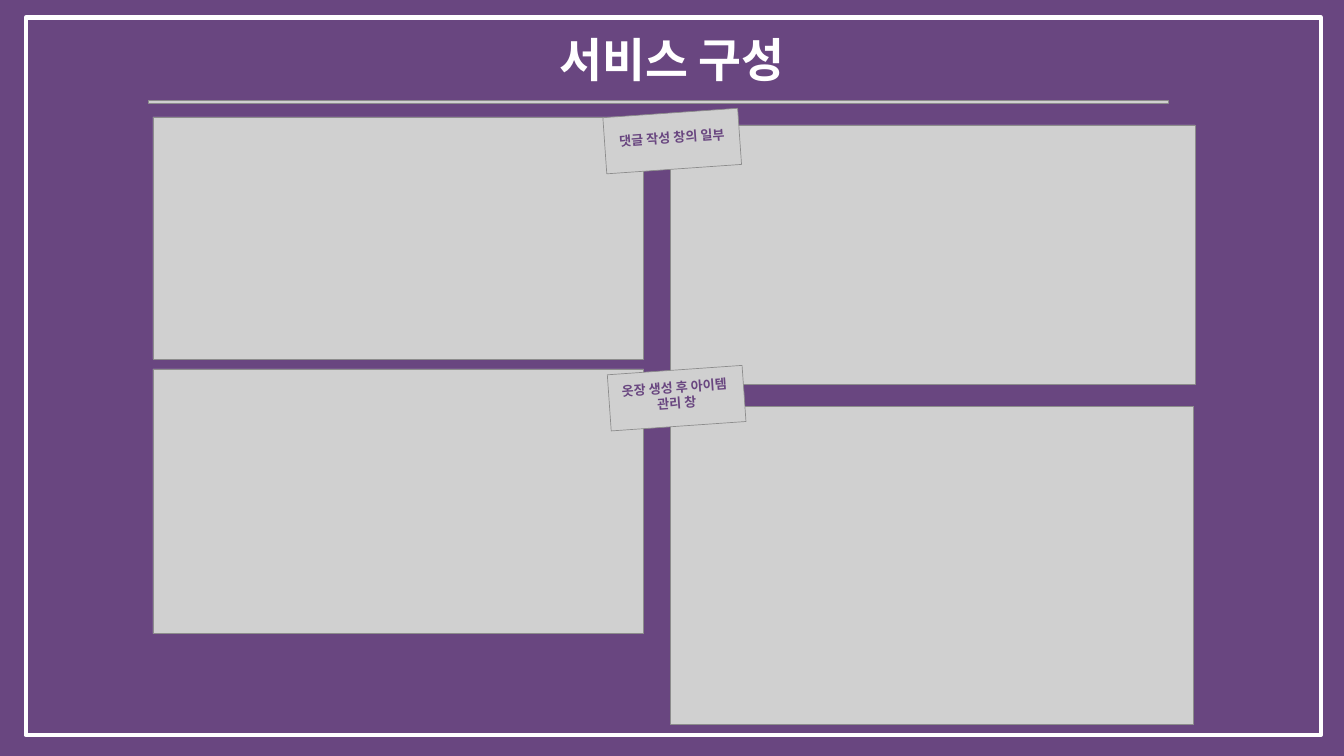
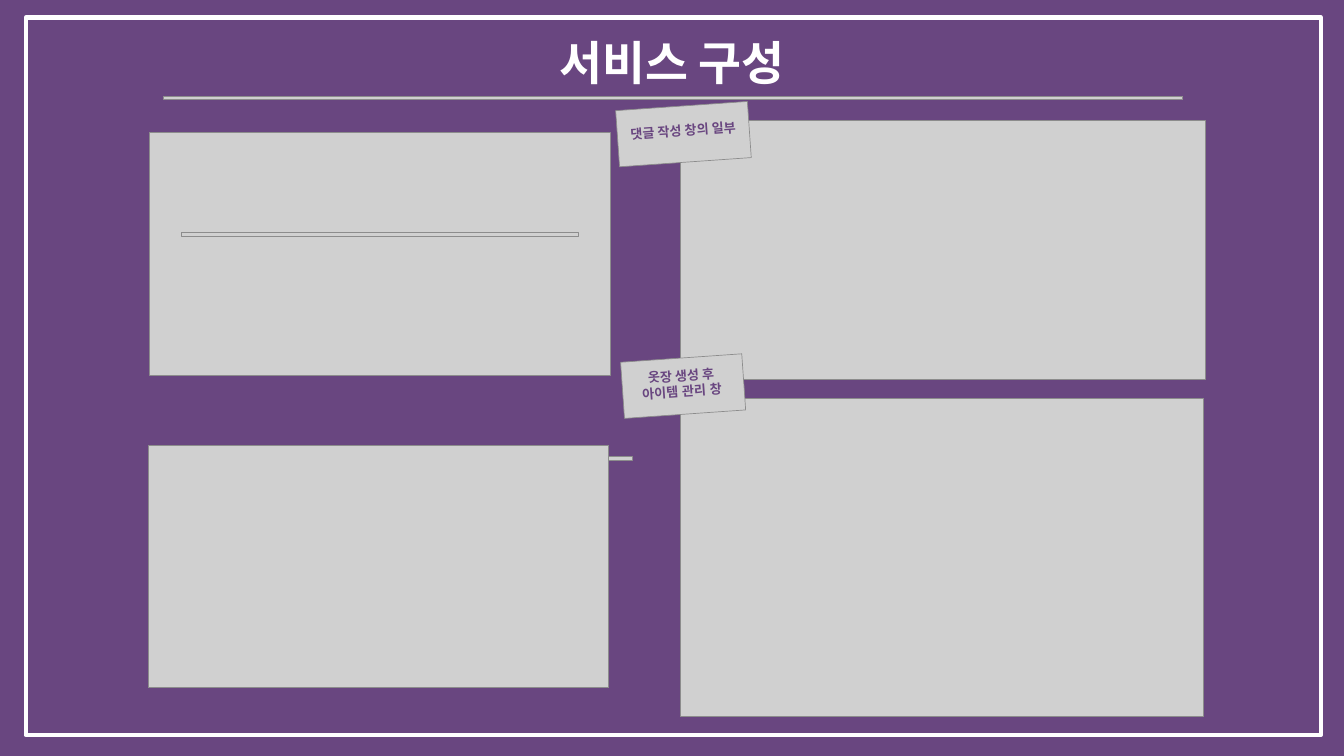
Before and after one commit to bitnarii/YMPM, a slide deck: slide 8 of 기획서/5조 Fit-back.pptx. Drawn at 1344x756 pixels with LibreOffice and Linux fonts; fonts in the diff are those of the drawing; grey boxes stand for pictures. Boxes give left, top, right and bottom in pixels: in the first picture for what was removed or moved away, otherwise in the second. Text is boxed around its words. In the diff, an @@ line names an element or a change of style, - is before the commit and + after.

```diff
--- a/기획서/5조 Fit-back.pptx
+++ b/기획서/5조 Fit-back.pptx
@@ picture: place and size @@
-picture at [149, 100, 1168, 103]
+picture at [163, 96, 1183, 99]
@@ text "댓글 작성 창의 일부": place and size @@
-text "댓글 작성 창의 일부" at [620, 128, 725, 147]
+text "댓글 작성 창의 일부" at [631, 121, 736, 140]
@@ picture: place and size @@
-picture at [603, 108, 742, 174]
+picture at [616, 102, 751, 167]
@@ picture: place and size @@
-picture at [153, 117, 644, 359]
+picture at [149, 132, 610, 374]
@@ picture: place and size @@
-picture at [670, 125, 1195, 384]
+picture at [680, 120, 1205, 380]
@@ picture added at [181, 233, 579, 236] @@
@@ picture: place and size @@
-picture at [607, 366, 746, 431]
+picture at [620, 354, 746, 419]
@@ text at [643, 367, 722, 400]: spaces changed @@
-옷장 생성 후 아이템
-관리 창
+옷장 생성 후
+아이템 관리 창
@@ picture: place and size @@
-picture at [671, 406, 1193, 724]
+picture at [680, 398, 1203, 716]
@@ picture: place and size @@
-picture at [153, 369, 644, 634]
+picture at [148, 446, 609, 687]
@@ picture added at [156, 457, 632, 460] @@
```
Also in this commit, not shown: 9 other slides changed.
